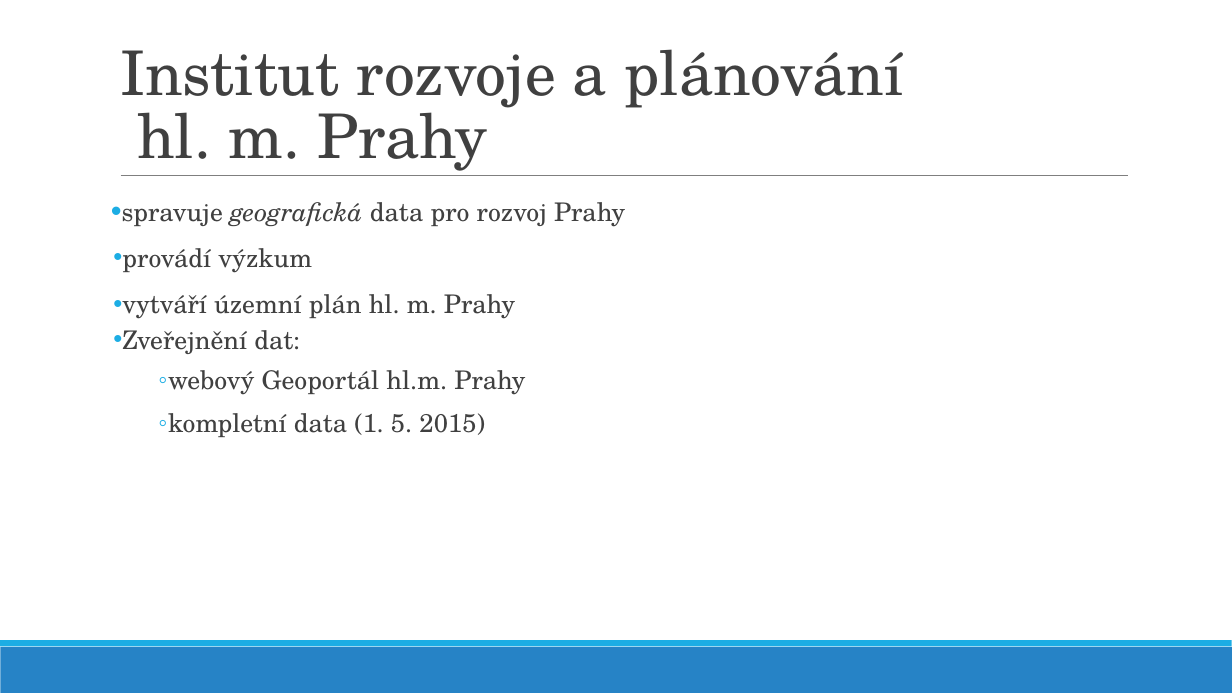
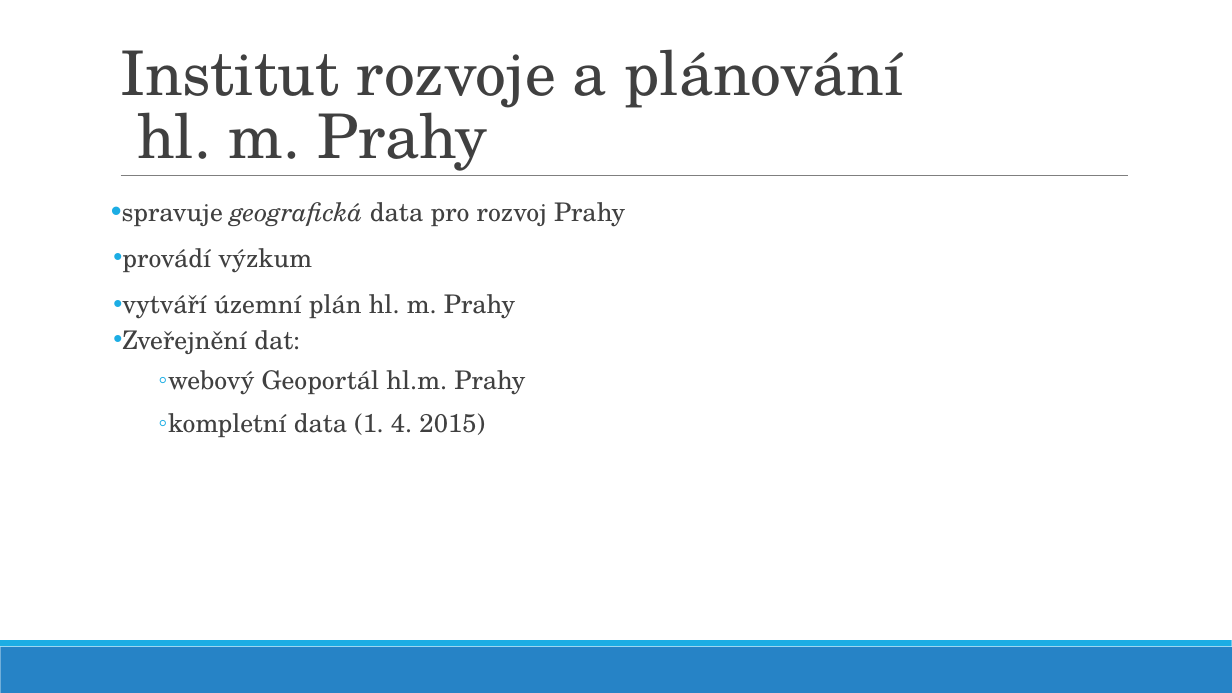
Before and after one commit to ctu-geoforall-lab-projects/bp-jakl-2016, a slide deck: slide 5 of prezentace/BP_prezentace.pptx. Drawn at 1232x693 pixels with LibreOffice and Linux fonts; fonts in the diff are those of the drawing. Boxes give left, top, right and bottom in pixels: in the first picture for what was removed or moved away, otherwise in the second. Text is boxed around its words. In the diff, an @@ line names an element or a change of style, - is before the commit and + after.

```diff
--- a/prezentace/BP_prezentace.pptx
+++ b/prezentace/BP_prezentace.pptx
@@ text at box(168, 413, 485, 437): text changed @@
-    ◦ kompletní data (1. 5. 2015)
+    ◦ kompletní data (1. 4. 2015)
```
Also in this commit, not shown: 5 other slides changed, 1 other file.
